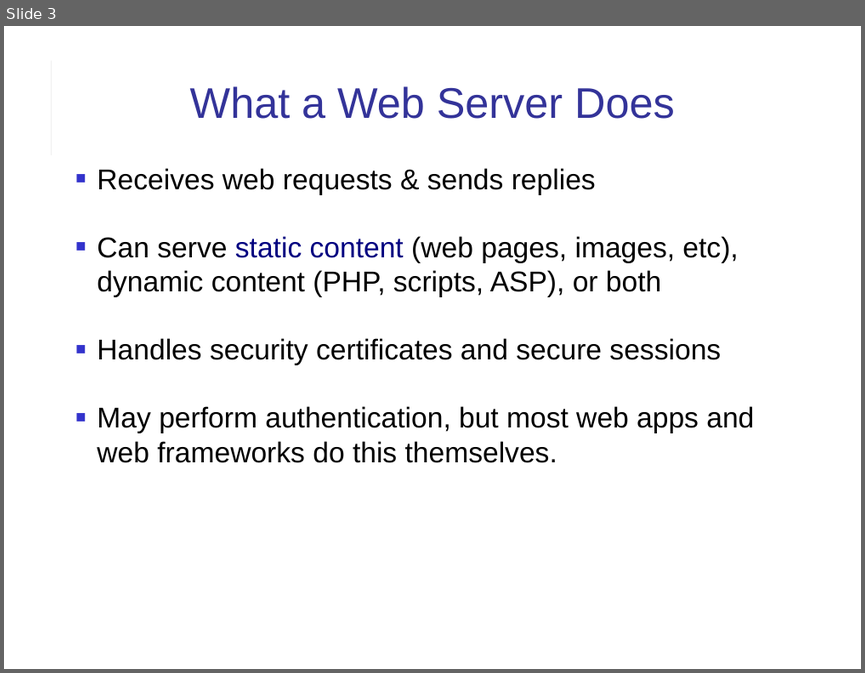
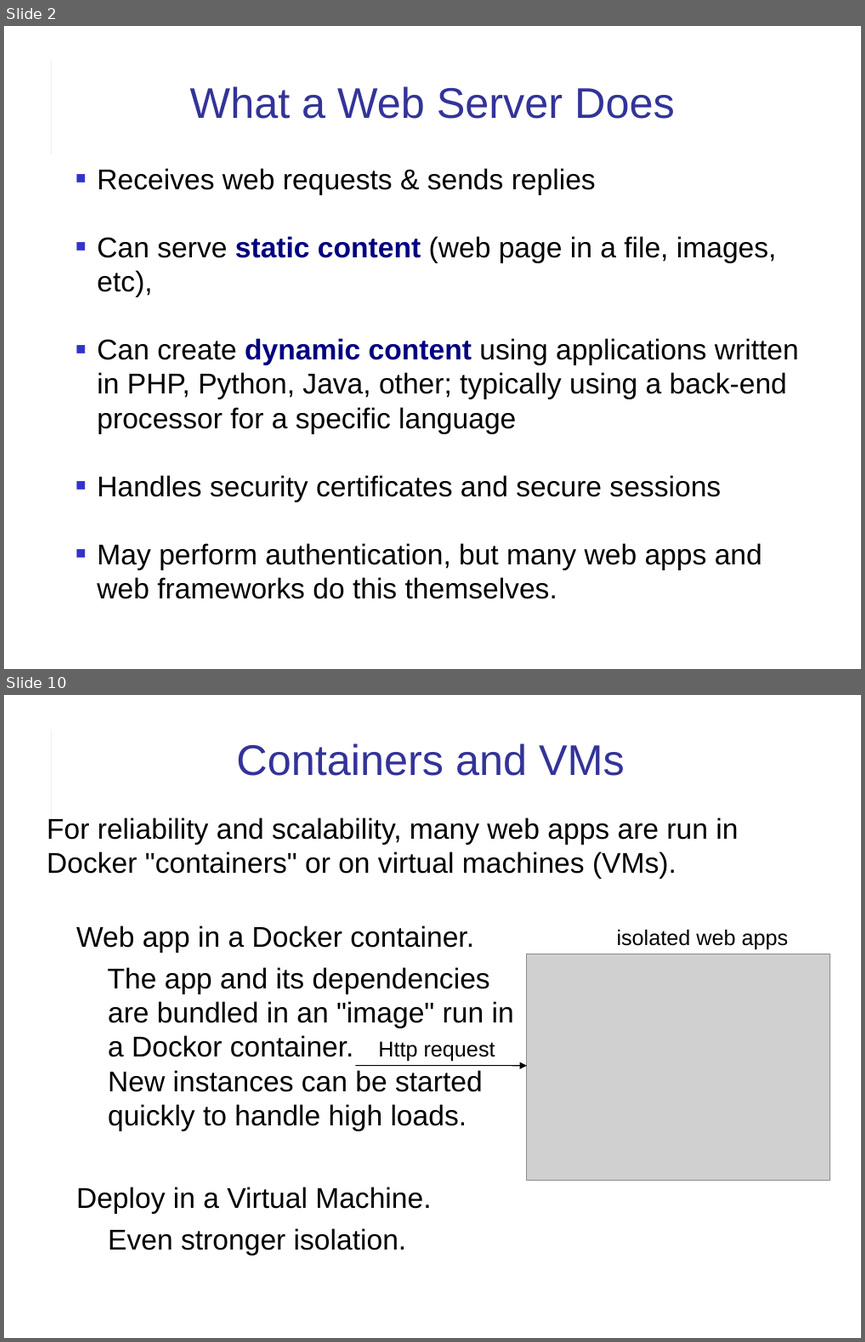
Before and after one commit to cpske/ISP, a slide deck: web/Web-Apps-and-Web-Servers.ppt. Shown one above the other, each under a label of ours: slide 3 before the commit, slides 2 and 10 after it; the slides between them are not shown. The pictures are 865x673 and 865x1342 pixels, drawn with LibreOffice and Linux fonts; fonts in the diff are those of the drawing; grey boxes stand for pictures. Boxes give left, top, right and bottom in pixels: in the first picture for what was removed or moved away, otherwise in the second. Text is boxed around its words. In the diff, an @@ line names an element or a change of style, - is before the commit and + after.

```diff
--- a/web/Web-Apps-and-Web-Servers.ppt
+++ b/web/Web-Apps-and-Web-Servers.ppt
@@ slide 10 added at (x1=4, y1=695, x2=861, y2=1338), background #FFFFFF; not listed: 2 template elements that a slide beside it also shows @@
@@ title added at (x1=236, y1=743, x2=624, y2=776), 36 pt, text #333399 @@
+Containers and VMs
@@ text added at (x1=46, y1=817, x2=738, y2=879), 24 pt, text #000000 @@
+For reliability and scalability, many web apps are run in Docker "containers" or on virtual machines (VMs).
@@ text added at (x1=76, y1=925, x2=514, y2=1255), 24 pt, text #000000 @@
+Web app in a Docker container.
+The app and its dependencies are bundled in an "image" run in a Dockor container.
+New instances can be started quickly to handle high loads.
+Deploy in a Virtual Machine.
+Even stronger isolation.
@@ text added at (x1=617, y1=929, x2=789, y2=950), 18 pt, text #000000 @@
+isolated web apps
@@ picture added at (x1=527, y1=953, x2=829, y2=1180) @@
@@ text added at (x1=378, y1=1041, x2=495, y2=1061), 18 pt, text #000000 @@
+Http request
@@ arrow added from (355, 1065) to (527, 1065), #000000 0.74 pt @@
@@ what was slide 3 is now slide 2 @@
@@ slide 2 changed as well @@
@@ text at (x1=97, y1=236, x2=799, y2=434): text changed @@
-■ Can serve static content (web pages, images, etc), dynamic content (PHP, scripts, ASP), or both
+■ Can serve static content (web page in a file, images, etc),
+■ Can create dynamic content using applications written in PHP, Python, Java, other; typically using a back-end processor for a specific language
@@ text at (x1=97, y1=543, x2=762, y2=599): text changed @@
-■ May perform authentication, but most web apps and web frameworks do this themselves.
+■ May perform authentication, but many web apps and web frameworks do this themselves.
```
Also in this commit, not shown: 7 other slides changed, 9 other slides added, 7 slides removed, 4 other files.
